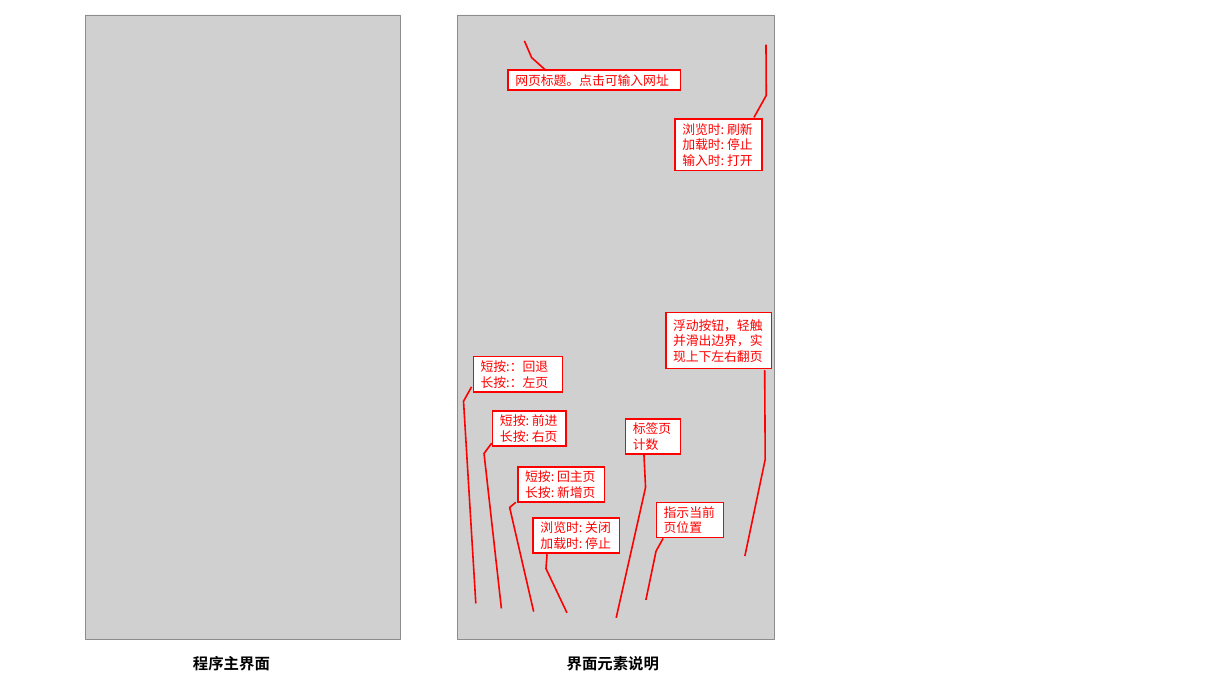
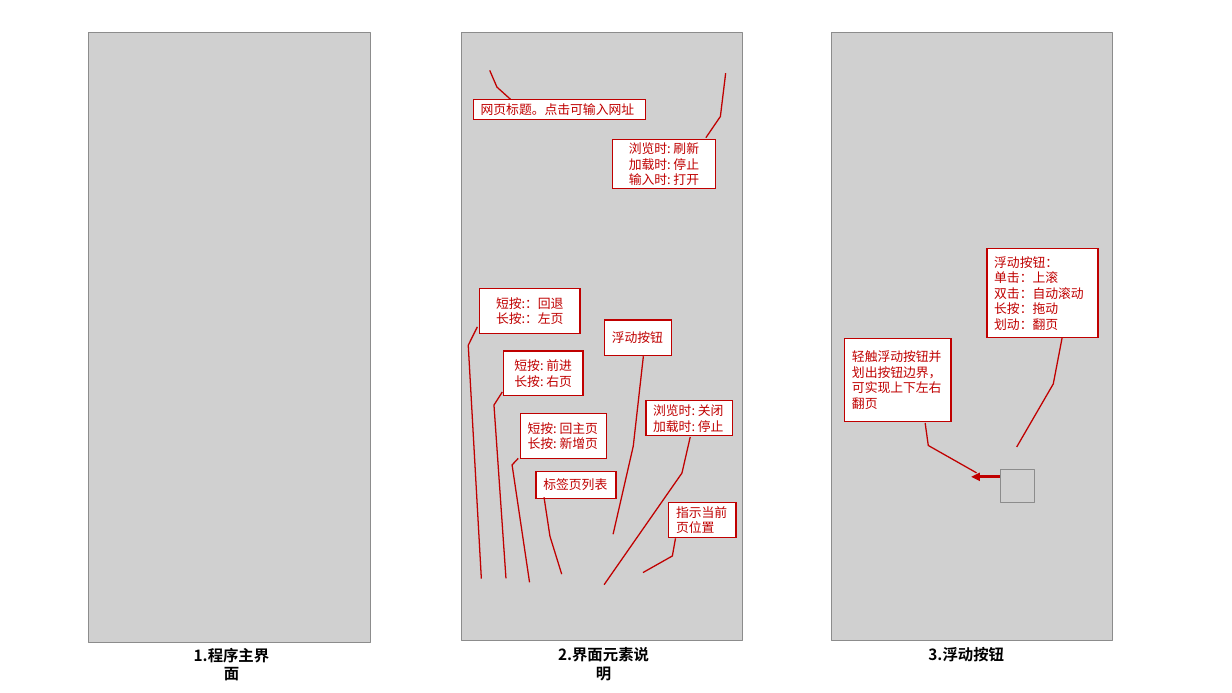
Before and after one commit to KenJinghuiZhao/KenJingHuiZhao.github.io, a slide deck: slide 1 of S3-02-Dev/KenBrowser/screenshots/KenBrowser-manual.pptx. Drawn at 1232x693 pixels with LibreOffice and Linux fonts; fonts in the diff are those of the drawing; grey boxes stand for pictures. Boxes give left, top, right and bottom in pixels: in the first picture for what was removed or moved away, otherwise in the second. Text is boxed around its words. In the diff, an @@ line names an element or a change of style, - is before the commit and + after.

```diff
--- a/S3-02-Dev/KenBrowser/screenshots/KenBrowser-manual.pptx
+++ b/S3-02-Dev/KenBrowser/screenshots/KenBrowser-manual.pptx
@@ picture: place and size @@
-picture at (85, 15, 400, 639)
+picture at (89, 32, 371, 642)
@@ picture: place and size @@
-picture at (457, 15, 775, 639)
+picture at (462, 32, 743, 640)
@@ picture added at (832, 32, 1113, 640) @@
@@ border callout "网页标题。点击可输入网址": place and size @@
-border callout "网页标题。点击可输入网址" at (508, 70, 681, 91)
+border callout "网页标题。点击可输入网址" at (473, 99, 646, 119)
@@ border callout "网页标题。点击可输入网址" at (473, 99, 646, 119): text colour #FF0000 to #C00000; outline #FF0000 1.25 pt to #C00000 1 pt @@
@@ border callout "浏览时: 刷新": place and size @@
-border callout "浏览时: 刷新" at (676, 119, 762, 170)
+border callout "浏览时: 刷新" at (613, 140, 715, 189)
@@ border callout added at (987, 249, 1098, 338), fill #FFFFFF, outline #C00000 1 pt, 10 pt, text #C00000 @@
+浮动按钮：
+单击：上滚
+双击：自动滚动
+长按：拖动
+划动：翻页
@@ text colour #FF0000 to #C00000; alignment left to centre; outline #FF0000 1.25 pt to #C00000 1 pt; proportions changed in 3 elements at (613, 140, 715, 189), (504, 351, 583, 396), (480, 288, 580, 333) @@
@@ border callout "短按:：回退": place and size @@
-border callout "短按:：回退" at (473, 357, 562, 392)
+border callout "短按:：回退" at (480, 288, 580, 333)
@@ border callout "浮动按钮" at (604, 320, 672, 355): outline #FF0000 1.25 pt to #C00000 1 pt; proportions changed @@
@@ border callout "浮动按钮": place and size @@
-border callout "浮动按钮" at (666, 312, 772, 368)
+border callout "浮动按钮" at (604, 320, 672, 355)
@@ border callout "短按: 前进": place and size @@
-border callout "短按: 前进" at (493, 411, 567, 446)
+border callout "短按: 前进" at (504, 351, 583, 396)
@@ text in border callout at (612, 331, 663, 343): text changed; text colour #FF0000 to #C00000 @@
-浮动按钮，轻触并滑出边界，实现上下左右翻页
+浮动按钮
@@ border callout added at (845, 338, 951, 421), fill #FFFFFF, outline #C00000 1 pt, 10 pt, text #C00000 @@
+轻触浮动按钮并划出按钮边界，可实现上下左右翻页
@@ border callout "短按: 回主页": place and size @@
-border callout "短按: 回主页" at (518, 467, 605, 502)
+border callout "短按: 回主页" at (520, 413, 606, 457)
@@ text colour #FF0000 to #C00000; outline #FF0000 1.25 pt to #C00000 1 pt; proportions changed in 3 elements at (669, 503, 737, 538), (520, 413, 606, 457), (646, 401, 733, 436) @@
@@ border callout "浏览时: 关闭": place and size @@
-border callout "浏览时: 关闭" at (533, 518, 620, 554)
+border callout "浏览时: 关闭" at (646, 401, 733, 436)
@@ border callout "标签页列表": place and size @@
-border callout "标签页列表" at (626, 419, 681, 454)
+border callout "标签页列表" at (536, 471, 616, 498)
@@ border callout "标签页列表" at (536, 471, 616, 498): outline #FF0000 1.25 pt to #C00000 1 pt; proportions changed @@
@@ text in border callout at (543, 478, 607, 490): text changed; text colour #FF0000 to #C00000 @@
-标签页计数
+标签页列表
@@ arrow added from (1003, 477) to (971, 477), #C00000 2.25 pt @@
@@ picture added at (1001, 470, 1035, 504) @@
@@ border callout "指示当前页位置": place and size @@
-border callout "指示当前页位置" at (656, 503, 724, 538)
+border callout "指示当前页位置" at (669, 503, 737, 538)
@@ text at (194, 648, 270, 684): text changed @@
-程序主界面
+1.程序主界面
@@ text at (558, 647, 649, 683): text changed @@
-界面元素说明
+2.界面元素说明
@@ text added at (928, 647, 1004, 662), 12 pt, text #000000, bold @@
+3.浮动按钮
```
Also in this commit, not shown: 1 slide added, 1 slide removed, 15 other files.
